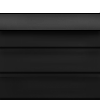
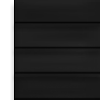
Two versions of the same layered image (100px x 100px). Layer-by-layer changes:
renamed "Calque 2" to "Horizontaux", hid it over [0,21,100,100]
added group "Right" with 3 layers above "Left" over [14,0,100,100]
added layer "Horizontaux copie 2" in group "Right" over [14,0,100,100]
added layer "Calque 4 copie 4" in group "Right" over [15,0,100,97]
renamed "Base top" to "Bottom", hid the group it (2 layers), moved it above "Verticaux" over [0,14,100,100]
moved "Calque 4 copie" into group "Bottom" over [0,14,100,30]
